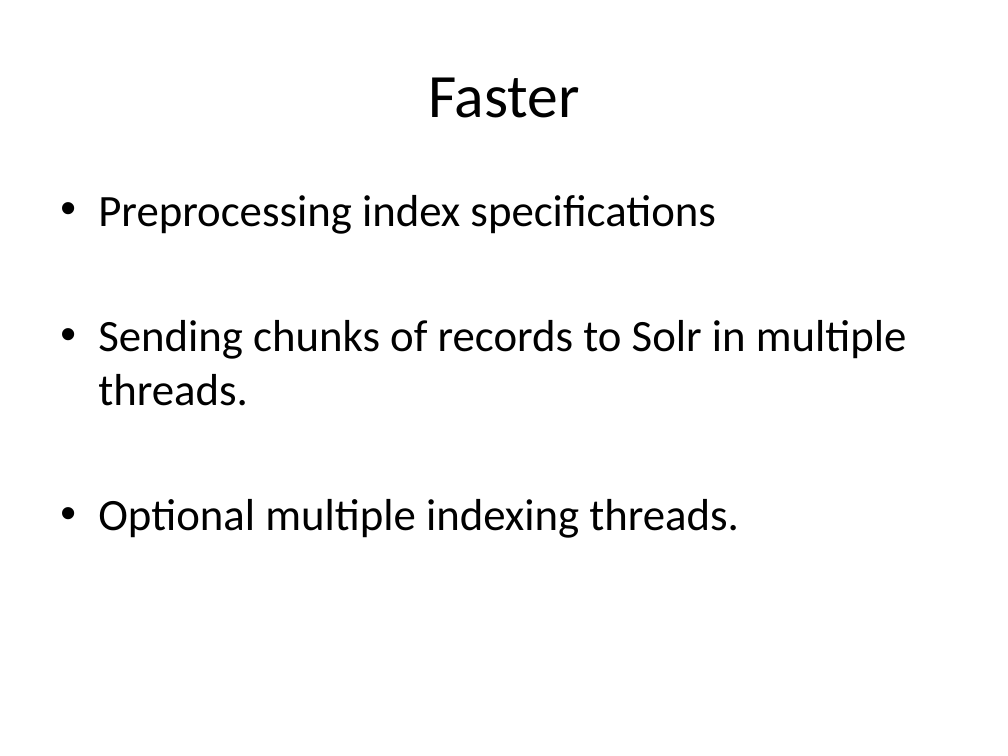
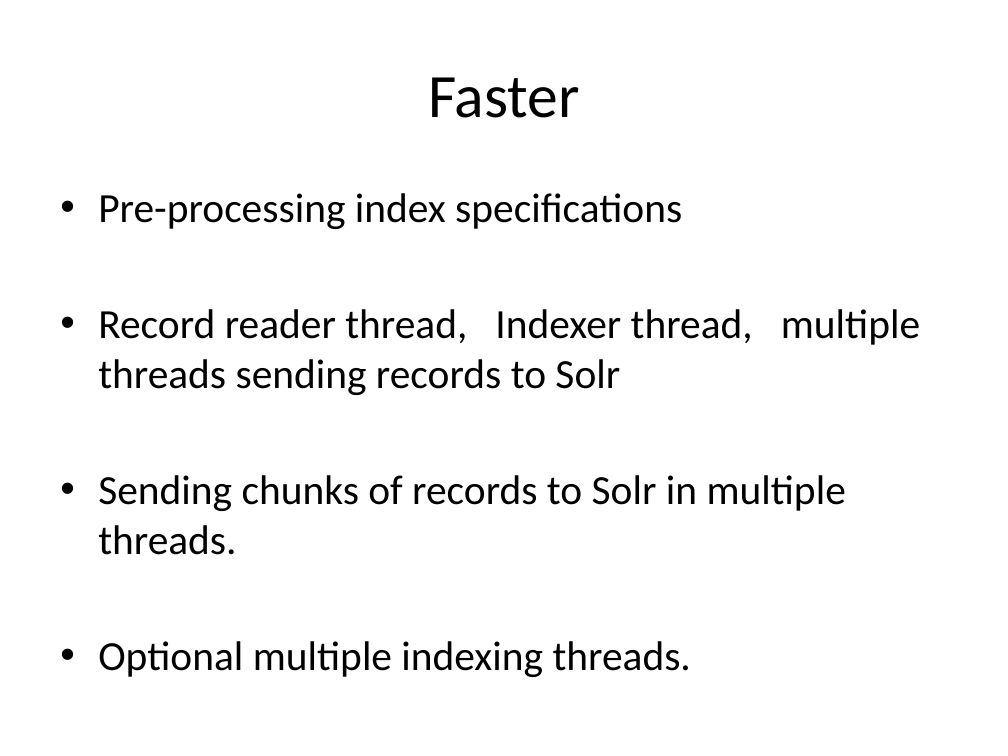
Before and after one commit to solrmarc/solrmarc, a slide deck: slide 17 of New Release of SolrMarc.pptx (slide 16 before the commit). Drawn at 1008x756 pixels with LibreOffice and Linux fonts; fonts in the diff are those of the drawing. Boxes give left, top, right and bottom in pixels: in the first picture for what was removed or moved away, otherwise in the second. Text is boxed around its words. In the diff, an @@ line names an element or a change of style, - is before the commit and + after.

```diff
--- a/New Release of SolrMarc.pptx
+++ b/New Release of SolrMarc.pptx
@@ text at bbox=[98, 193, 920, 395]: text changed; size 32 to 29.6 pt @@
-• Preprocessing index specifications
+• Pre-processing index specifications
+• Record reader thread, Indexer thread, multiple threads sending records to Solr
@@ text at bbox=[98, 475, 846, 677]: size 32 to 29.6 pt in "Sending chunks of records to Solr in ...", "Optional multiple indexing threads." @@
```
Also in this commit, not shown: 11 other slides changed, 4 slides added.
